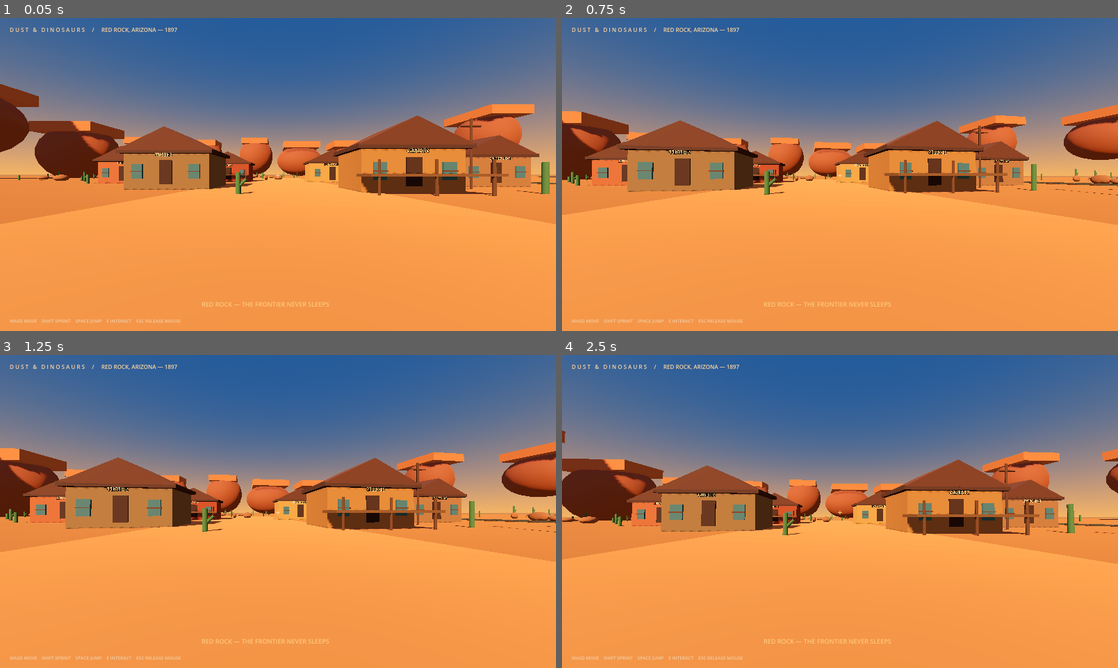
Above: before the commit, frames 1-4 (two rows, left to right).
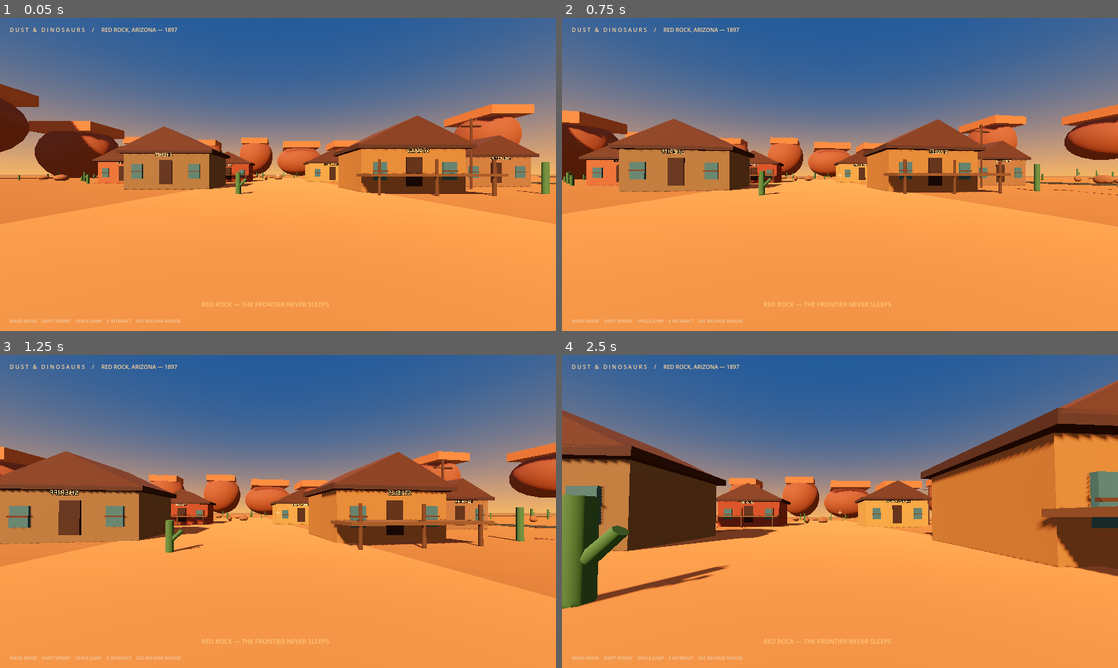
Above: after the commit, the same moments.

Repository: langermkyt-create/DUST-DINOSAURS
Game: Godot game, scene res://scenes/main.tscn
The game is run twice, just before and just after one commit, with the same random seed, the same clock (stepped at 60 frames per second) and the same inputs.
Inputs (mouse positions are in pixels of both pictures, inside the frame that each line leads up to):
- Up to frame 1 (0.05 s): no input
- Up to frame 2 (0.75 s): tap Enter at 0.5 s; move the mouse to (867, 174) at 0.52 s; hold W from 0.53 s (still down); hold Shift from 0.53 s (still down); tap E at 0.6 s
- Up to frame 3 (1.25 s): keep holding W; keep holding Shift; tap Space at 0.77, 1.07 s
- Up to frame 4 (2.5 s): keep holding W; move the mouse to (812, 511) at 1.27 s; release Shift at 1.28 s; tap Shift at 1.35 s; tap Space at 1.52, 1.55, 1.82, 2.1 s; move the mouse to (851, 505) at 2.02 s; tap E at 2.3 s

Frame 1 is identical in both runs. In frame 2, 3.5% of the frame differs, in the area x 0-100%, y 27-67%; in frame 3, 17%; in frame 4, 28%, in the area x 0-100%, y 8-82%.

Commit message:
Fix keyboard controls and improve first-person movement

Diff:
--- a/scripts/player.gd
+++ b/scripts/player.gd
@@ -1,14 +1,25 @@
 extends CharacterBody3D
-@export var walk_speed := 6.0
-@export var sprint_speed := 10.5
-@export var jump_velocity := 5.0
-@export var mouse_sensitivity := 0.0018
+
+signal interacted
+
+@export var walk_speed: float = 6.0
+@export var sprint_speed: float = 10.5
+@export var jump_velocity: float = 5.8
+@export var mouse_sensitivity: float = 0.0018
+@export var acceleration: float = 24.0
+@export var air_control: float = 0.35
+
 var gravity: float = 18.0
 var camera_pivot: Node3D
 var camera: Camera3D
-var pitch := 0.0
+var pitch: float = 0.0
+var jump_requested: bool = false
+var interaction_cooldown: float = 0.0
+
 func _ready() -> void:
 	Input.mouse_mode = Input.MOUSE_MODE_CAPTURED
+	floor_snap_length = 0.35
+	floor_max_angle = deg_to_rad(48.0)
 	var collision := CollisionShape3D.new()
 	var capsule := CapsuleShape3D.new()
 	capsule.radius = 0.38
@@ -22,30 +33,47 @@
 	camera = Camera3D.new()
 	camera.fov = 78.0
 	camera.near = 0.08
-	camera.far = 900.0
+	camera.far = 1200.0
 	camera_pivot.add_child(camera)
 	camera.current = true
-func _unhandled_input(event: InputEvent) -> void:
+
+func _input(event: InputEvent) -> void:
 	if event is InputEventMouseMotion and Input.mouse_mode == Input.MOUSE_MODE_CAPTURED:
 		rotate_y(-event.relative.x * mouse_sensitivity)
 		pitch = clampf(pitch - event.relative.y * mouse_sensitivity, -1.35, 1.35)
 		camera_pivot.rotation.x = pitch
-	if event.is_action_pressed("ui_cancel"):
+	if event.is_action_pressed("ui_cancel") or (event is InputEventKey and event.pressed and event.keycode == KEY_ESCAPE):
 		Input.mouse_mode = Input.MOUSE_MODE_VISIBLE
 	if event is InputEventMouseButton and event.pressed and Input.mouse_mode == Input.MOUSE_MODE_VISIBLE:
 		Input.mouse_mode = Input.MOUSE_MODE_CAPTURED
+	if event is InputEventKey and event.pressed and not event.echo:
+		if event.physical_keycode == KEY_SPACE:
+			jump_requested = true
+		if event.physical_keycode == KEY_E:
+			interacted.emit()
+
 func _physics_process(delta: float) -> void:
+	interaction_cooldown = maxf(0.0, interaction_cooldown - delta)
 	if not is_on_floor():
 		velocity.y -= gravity * delta
-	if Input.is_action_just_pressed("jump") and is_on_floor():
+	elif velocity.y < 0.0:
+		velocity.y = -0.5
+	if jump_requested and is_on_floor():
 		velocity.y = jump_velocity
-	var input := Input.get_vector("move_left", "move_right", "move_forward", "move_back")
-	var direction := (transform.basis * Vector3(input.x, 0, input.y)).normalized()
-	var speed := sprint_speed if Input.is_action_pressed("sprint") else walk_speed
-	if direction:
-		velocity.x = direction.x * speed
-		velocity.z = direction.z * speed
-	else:
-		velocity.x = move_toward(velocity.x, 0.0, speed * 5.0 * delta)
-		velocity.z = move_toward(velocity.z, 0.0, speed * 5.0 * delta)
+	jump_requested = false
+
+	# Read physical keys directly as a fallback for keyboard layouts and missed InputMap events.
+	var move_x := float(Input.is_physical_key_pressed(KEY_D)) - float(Input.is_physical_key_pressed(KEY_A))
+	var move_z := float(Input.is_physical_key_pressed(KEY_S)) - float(Input.is_physical_key_pressed(KEY_W))
+	var move_input := Vector2(move_x, move_z)
+	if move_input.length_squared() > 1.0:
+		move_input = move_input.normalized()
+	var direction := (transform.basis * Vector3(move_input.x, 0.0, move_input.y)).normalized()
+	var sprinting := Input.is_physical_key_pressed(KEY_SHIFT) or Input.is_key_pressed(KEY_SHIFT)
+	var speed := sprint_speed if sprinting else walk_speed
+	var control := 1.0 if is_on_floor() else air_control
+	var target_x := direction.x * speed
+	var target_z := direction.z * speed
+	velocity.x = move_toward(velocity.x, target_x, acceleration * control * delta)
+	velocity.z = move_toward(velocity.z, target_z, acceleration * control * delta)
 	move_and_slide()
